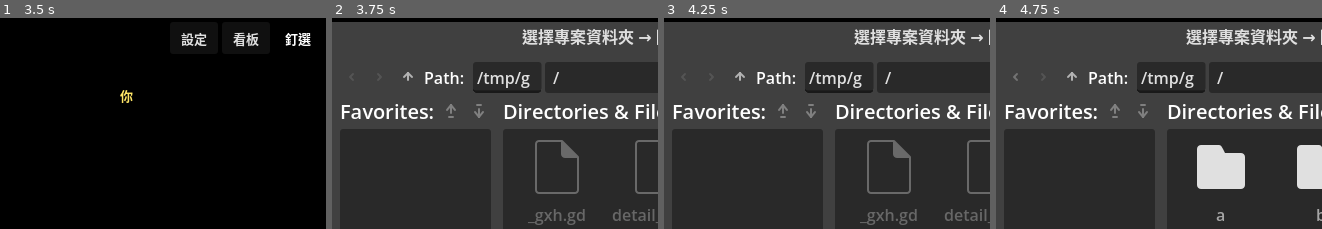
Above: before the commit, frames 1-4 (left to right).
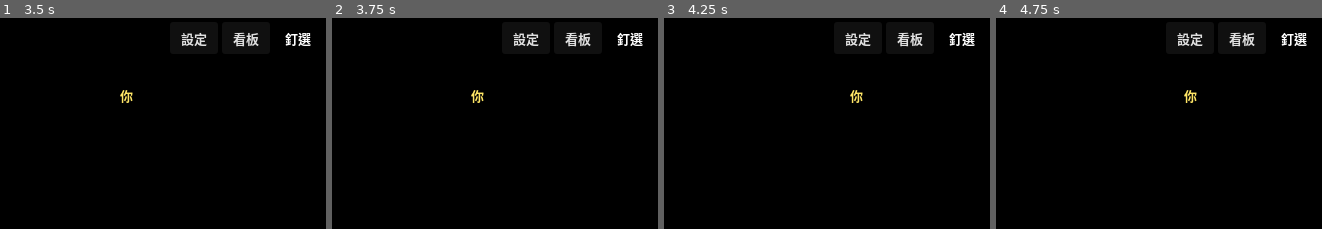
Above: after the commit, the same moments.

Repository: james10120/Deskbots
Game: Godot game, scene res://main.tscn
The game is run twice, just before and just after one commit, with the same random seed, the same clock (stepped at 60 frames per second) and the same inputs.
Inputs (mouse positions are in pixels of both pictures, inside the frame that each line leads up to):
- Up to frame 1 (3.5 s): click "釘選" at 0.5 s; click "看板" at 1.25 s; click "設定" at 2 s; click "✕" at 2.75 s
- Up to frame 2 (3.75 s): tap Enter at 3.5, 3.6 s; move the mouse to (566, 112) at 3.52 s; hold Right (ui_right) from 3.53 s (still down); click (566, 112) at 3.67 s
- Up to frame 3 (4.25 s): keep holding Right (ui_right)
- Up to frame 4 (4.75 s): release Right (ui_right) at 4.25 s; click (1070, 77) at 4.27 s

Frame 1 is identical in both runs. In frame 2, 98% of the frame differs, in the area x 0-100%, y 1-100%; in frame 3, 98%; in frame 4, 98%.

Commit message:
地圖地理動態化：模組錨點 + 烘焙時就近配對，去除 GDScript 寫死座標
bake_map.py 新增 MODULE_ANCHORS（每種模組定義一次相對錨點），烘焙時依
拼接偏移換算絕對座標、座位就近配對最近休息室（組內輪流取點），連同
lounge/wait 一起寫進 map_baked.json。office_map.gd 刪除 SEATS/LOUNGE_TILES/
WAIT_TILES/PASSAGE_TILES 四張寫死表改為載入，A* 放行改資料驅動——任何
COMPOSITION（加房間、換順序）都不用再碰 GDScript。

驗證：新烘焙與舊寫死表逐項 100% 一致；3 房 1 休的不對稱組裝自動正確。
--grid 加 S/W/L 錨點標記，視覺化驗證點位。

清理：刪除零引用的舊單檔地圖 office.tmj；TILED.md 重寫為現行模組流程；
README 修掉 office.tmj/run_funai/已刪常數等過時內容。

Co-Authored-By: Claude Fable 5 <noreply@anthropic.com>

Diff:
--- a/godot/office_map.gd
+++ b/godot/office_map.gd
@@ -1,34 +1,19 @@
 class_name OfficeMap
 extends Node2D
 # 辦公室地圖與地理：載入 bake_map.py 烘焙的 map_baked.json、畫圖層/overlay、
-# 建 A* 走格。座位/休息點/等待點等「辦公室地理」集中在這裡，外界只問像素座標。
+# 建 A* 走格。座位/休息點/等待點由烘焙時依模組錨點動態算好（每座位含
+# lounge/wait 配對），這裡只載入；任何 COMPOSITION 都不用改 GDScript。
 
 const SCALE := 1.2
 const TILE := 16
 
-# 工作座位（格座標 col,row；face=面向 down/up）
-const SEATS := [
-	{"col": 9, "row": 5, "face": "down"},   # room1
-	{"col": 12, "row": 5, "face": "down"},
-	{"col": 9, "row": 9, "face": "up"},
-	{"col": 12, "row": 9, "face": "up"},
-	{"col": 18, "row": 5, "face": "down"},  # room2
-	{"col": 21, "row": 5, "face": "down"},
-	{"col": 18, "row": 9, "face": "up"},
-	{"col": 21, "row": 9, "face": "up"},
-]
-# 休息點（座位序對應；前 4=左休息室、後 4=右休息室；散開不擠在一起，皆在 nav 可走格）
-const LOUNGE_TILES := [[2, 3], [4, 3], [2, 7], [4, 9], [27, 3], [29, 3], [27, 7], [29, 9]]
-# 等待位置（座位序對應；前 4 個=room1，後 4 個=room2）
-const WAIT_TILES := [[8, 3], [11, 2], [15, 3], [13, 3], [17, 3], [20, 2], [24, 3], [22, 3]]
-# 通道開口（強制可走，連通各模組）
-const PASSAGE_TILES := [[6, 4], [6, 5], [6, 6], [25, 4], [25, 5], [25, 6]]
 # 座位人物上下位移（格，正值=往上移動的格數）— 微調坐姿位置用
 const SEAT_UP_DY := 1.5
 const SEAT_DOWN_DY := 0.5
 
 var map_w := 17
 var map_h := 11
+var _seats: Array = []   # [{col,row,face,lounge:[c,r],wait:[c,r]}]，bake_map.py 算好
 var _astar: AStarGrid2D
 
 
@@ -38,17 +23,17 @@
 
 
 func seat_count() -> int:
-	return SEATS.size()
+	return _seats.size()
 
 
 func seat_face(i: int) -> String:
-	return SEATS[i].face
+	return str(_seats[i % _seats.size()].get("face", "down"))
 
 
 func seat_px(i: int) -> Vector2:
-	var s = SEATS[i]
-	var p := tile_px(s.col, s.row)
-	if s.face == "up":
+	var s: Dictionary = _seats[i % _seats.size()]
+	var p := tile_px(float(s.col), float(s.row))
+	if str(s.get("face", "down")) == "up":
 		p.y -= SEAT_UP_DY * TILE * SCALE     # 正值往上
 	else:
 		p.y -= SEAT_DOWN_DY * TILE * SCALE
@@ -56,13 +41,13 @@
 
 
 func lounge_px(seat_idx: int) -> Vector2:
-	var t = LOUNGE_TILES[seat_idx % LOUNGE_TILES.size()]
-	return tile_px(t[0], t[1])
+	var t: Array = _seats[seat_idx % _seats.size()].lounge
+	return tile_px(float(t[0]), float(t[1]))
 
 
 func wait_px(seat_idx: int) -> Vector2:
-	var t = WAIT_TILES[seat_idx % WAIT_TILES.size()]
-	return tile_px(t[0], t[1])
+	var t: Array = _seats[seat_idx % _seats.size()].wait
+	return tile_px(float(t[0]), float(t[1]))
 
 
 func window_px_size() -> Vector2i:
@@ -108,6 +93,13 @@
 	var tw := int(m["tilewidth"])
 	map_w = int(m["width"])
 	map_h = int(m["height"])
+	_seats = m.get("seats", [])
+	if _seats.is_empty():
+		# 沒有座位資料（舊烘焙檔/組裝裡沒有房間）：放一個地圖中央的保底座位
+		push_error("map_baked.json 沒有 seats，請重跑 bake_map.py")
+		@warning_ignore("integer_division")
+		var cc := [map_w / 2, map_h / 2]
+		_seats = [{"col": cc[0], "row": cc[1], "face": "down", "lounge": cc, "wait": cc}]
 	# 載入 tileset 紋理
 	var tsets := []
 	for ts in m["tilesets"]:
@@ -192,13 +184,11 @@
 	_astar.update()
 	for c in solid:
 		_astar.set_point_solid(c, true)
-	# 座位與休息點一定要可走（否則機器人到不了）
-	for s in SEATS:
+	# 錨點（座位/休息/等待）一定要可走——模組錨點標錯也不至於讓機器人卡死
+	for s in _seats:
 		_astar.set_point_solid(Vector2i(int(s.col), int(s.row)), false)
-	for t in WAIT_TILES:
-		_astar.set_point_solid(Vector2i(int(t[0]), int(t[1])), false)
-	for t in PASSAGE_TILES:
-		_astar.set_point_solid(Vector2i(int(t[0]), int(t[1])), false)
+		_astar.set_point_solid(Vector2i(int(s.lounge[0]), int(s.lounge[1])), false)
+		_astar.set_point_solid(Vector2i(int(s.wait[0]), int(s.wait[1])), false)
 
 
 func _pick_tileset(tsets: Array, gid: int):
@@ -210,7 +200,7 @@
 
 
 func draw_grid() -> void:
-	# debug：在每格標 (col,row)，方便讀出座位/休息室座標
+	# debug：在每格標 (col,row)，並把烘焙的錨點標上 S=座位 W=等待 L=休息（同序號一組）
 	var tw := int(TILE * SCALE)
 	for row in range(map_h):
 		for col in range(map_w):
@@ -221,3 +211,20 @@
 			lbl.position = Vector2(col * tw + 2, row * tw + 1)
 			lbl.z_index = 4096
 			add_child(lbl)
+	for i in range(_seats.size()):
+		var s: Dictionary = _seats[i]
+		_anchor_mark("S%d" % i, int(s.col), int(s.row), Color(0.3, 1.0, 0.3))
+		_anchor_mark("W%d" % i, int(s.wait[0]), int(s.wait[1]), Color(1.0, 0.8, 0.2))
+		_anchor_mark("L%d" % i, int(s.lounge[0]), int(s.lounge[1]), Color(0.4, 0.8, 1.0))
+
+
+func _anchor_mark(text: String, col: int, row: int, c: Color) -> void:
+	var tw := int(TILE * SCALE)
+	var lbl := Label.new()
+	lbl.text = text
+	lbl.add_theme_font_size_override("font_size", 11)
+	lbl.add_theme_color_override("font_color", c)
+	lbl.add_theme_stylebox_override("normal", Util.name_bg())
+	lbl.position = Vector2(col * tw, row * tw + 7)
+	lbl.z_index = 4097
+	add_child(lbl)
Not shown, changed: README.md
Not shown, changed: app/bake_map.py
Not shown, removed: assets/tiled/office.tmj
Not shown, changed: docs/TILED.md
